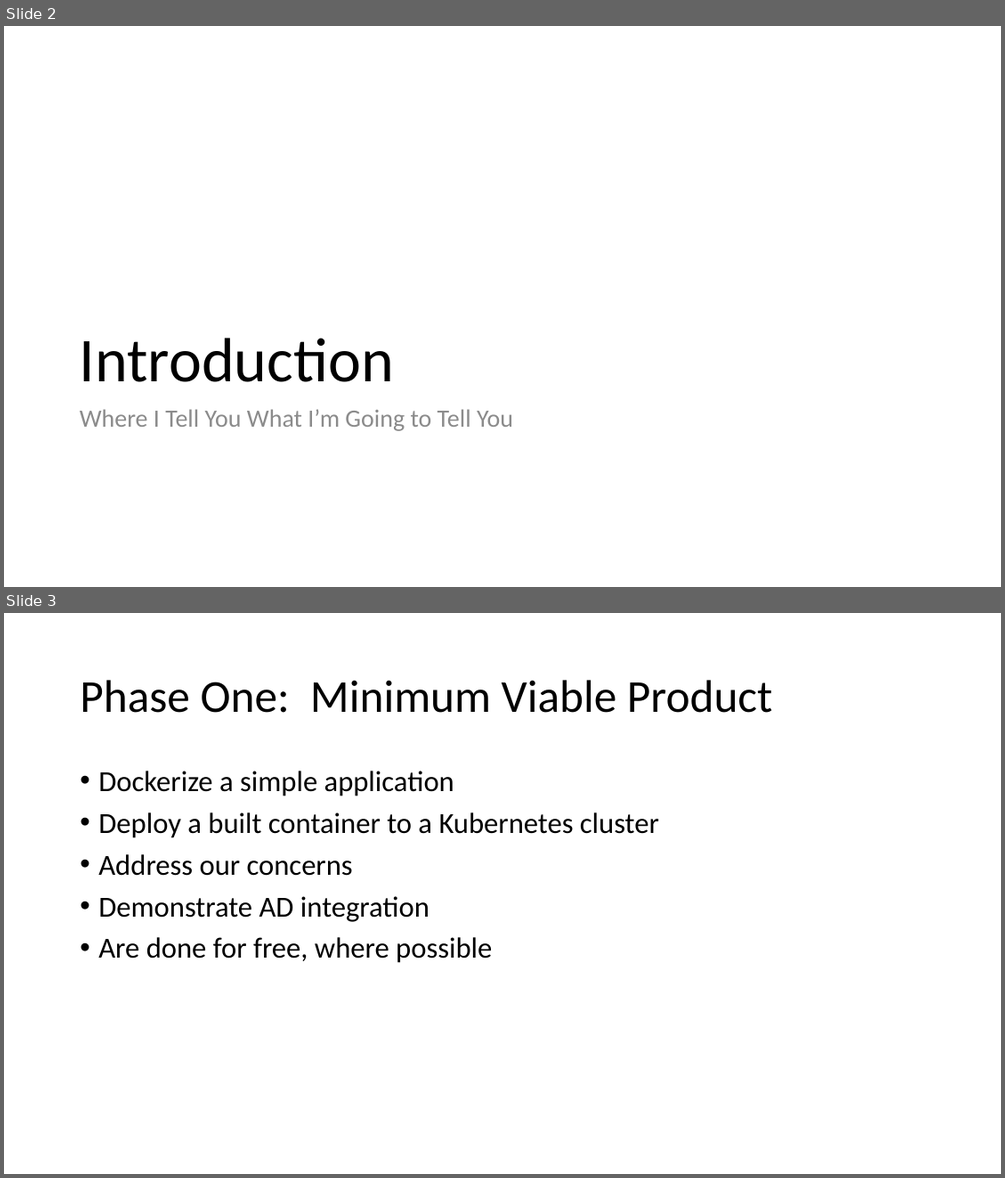
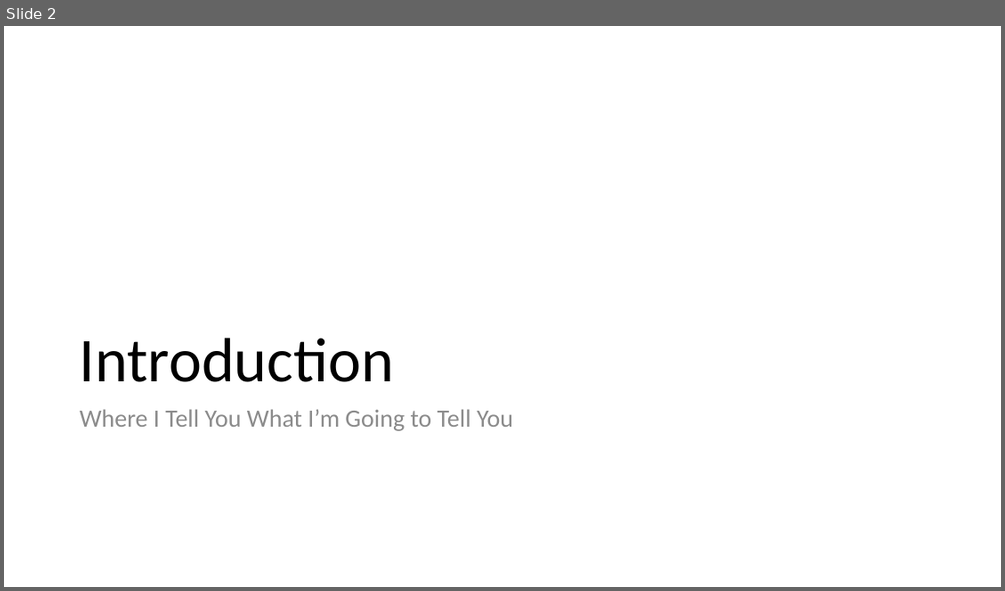
Before and after one commit to EnterpriseProductsLP/docker-straw-man, a slide deck: Docker Proofs of Concept.pptx. Shown one above the other, each under a label of ours: slides 2 and 3 before the commit, slide 2 after it. The pictures are 1005x1178 and 1005x591 pixels, drawn with LibreOffice and Linux fonts; fonts in the diff are those of the drawing. Boxes give left, top, right and bottom in pixels: in the first picture for what was removed or moved away, otherwise in the second. Text is boxed around its words. In the diff, an @@ line names an element or a change of style, - is before the commit and + after.

```diff
--- a/Docker Proofs of Concept.pptx
+++ b/Docker Proofs of Concept.pptx
@@ slide 3 removed at [4,613,1001,1174], background #FFFFFF @@
@@ title removed at [80,680,772,713] @@
-Phase One: Minimum Viable Product
@@ text removed at [98,771,659,963] @@
-• Dockerize a simple application
-• Deploy a built container to a Kubernetes cluster
-• Address our concerns
-• Demonstrate AD integration
-• Are done for free, where possible
```
Also in this commit, not shown: 16 slides added.
